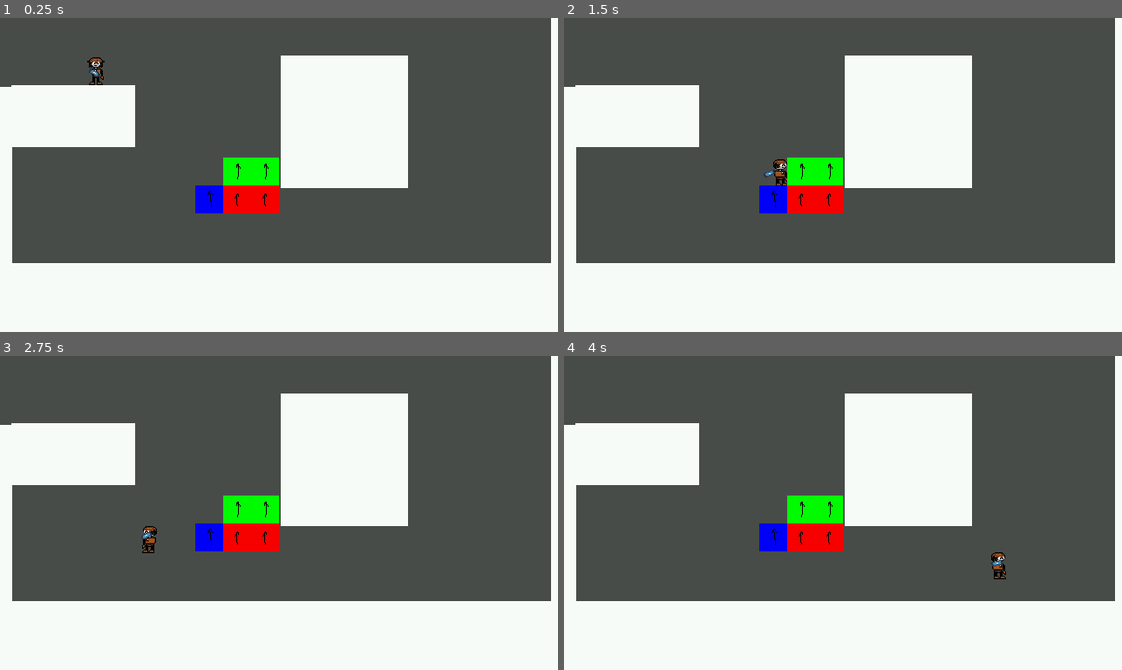
Above: before the commit, frames 1-4 (two rows, left to right).
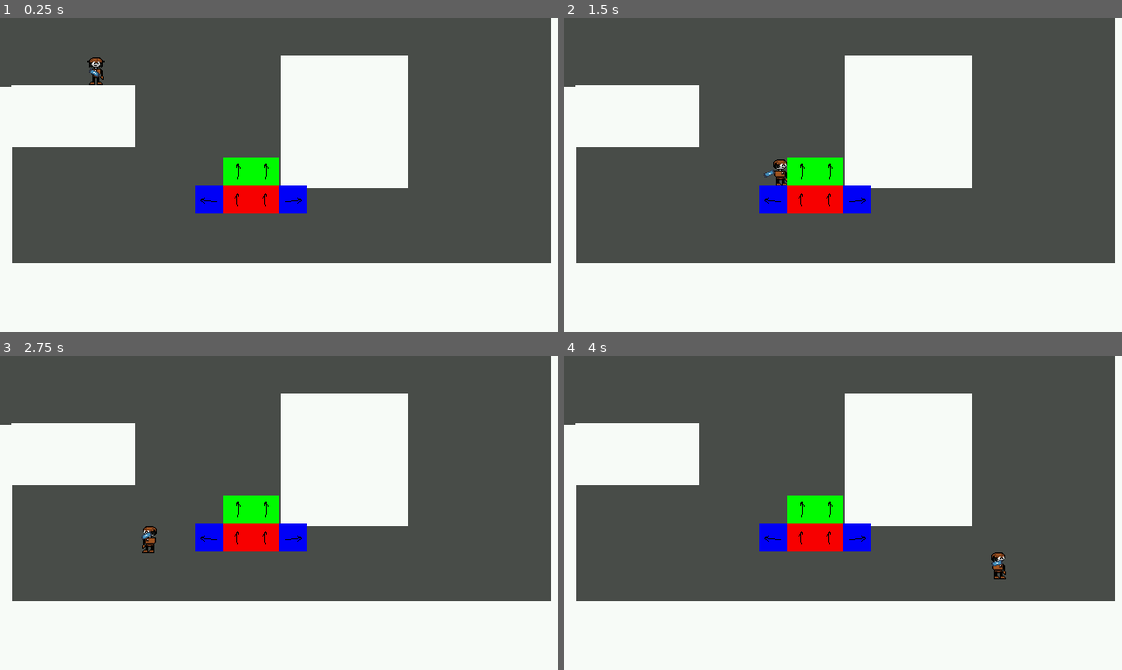
Above: after the commit, the same moments.

Repository: chars-at-last/Platforming-Game
Game: Godot game, scene res://nodes/scenes/game_manager.tscn
Same seed, same stepped clock (60 frames per second), same inputs: the game is played once before the commit and once after it. The engine's default icon, where the game draws it, is replaced by a stand-in: a white triangle on a blue panel in a dark square.
Inputs (mouse positions are in pixels of both pictures, inside the frame that each line leads up to):
- Up to frame 1 (0.25 s): no input
- Up to frame 2 (1.5 s): tap Enter at 0.5 s; move the mouse to (965, 159) at 0.52 s; hold D (move_right) from 0.53 s (still down); click (965, 159) at 0.6 s; tap Space (jump) at 0.77 s; move the mouse to (731, 190) at 1.27 s; tap S (look_down) at 1.35 s
- Up to frame 3 (2.75 s): tap Space (jump) at 1.52 s; move the mouse to (334, 443) at 2.02 s; release D (move_right) at 2.03 s; hold A (move_left) from 2.03 s (still down); hold W (look_up) from 2.03 s (still down)
- Up to frame 4 (4 s): move the mouse to (815, 575) at 2.77 s; release A (move_left) at 2.78 s; release W (look_up) at 2.78 s; hold D (move_right) from 2.78 s (still down); click (815, 575) at 2.85 s; tap Space (jump) at 3.02, 3.77 s; move the mouse to (1010, 560) at 3.52 s; hold S (look_down) from 3.53 s (still down)

The runs differ from the first frame. In frame 1, 0.5% of the frame differs, in the area x 35-55%, y 53-63%; in frame 2, 0.5%; in frame 3, 0.5%; in frame 4, 0.5%.

Commit message:
Added new tile to represent spikes

Diff:
--- a/nodes/scenes/game_manager.tscn
+++ b/nodes/scenes/game_manager.tscn
@@ -74,6 +74,50 @@
 terrain_set_0/terrain_2/color = Color(0.46875, 0.5, 0.25, 1)
 sources/0 = SubResource("TileSetAtlasSource_vmk5p")
 
+[sub_resource type="TileSetAtlasSource" id="TileSetAtlasSource_cmmh1"]
+texture = ExtResource("4_eshow")
+4:0/size_in_atlas = Vector2i(2, 2)
+4:0/next_alternative_id = 3
+4:0/0 = 0
+4:0/0/terrain_set = 0
+4:0/1 = 1
+4:0/1/transpose = true
+4:0/1/terrain_set = 0
+4:0/1/terrain = 0
+4:0/1/physics_layer_0/polygon_0/points = PackedVector2Array(-16, -16, 16, -16, 16, 16, -16, 16)
+4:0/1/terrains_peering_bit/right_side = 0
+4:0/1/terrains_peering_bit/bottom_right_corner = 0
+4:0/1/terrains_peering_bit/bottom_side = 0
+4:0/1/terrains_peering_bit/bottom_left_corner = 0
+4:0/1/terrains_peering_bit/left_side = 0
+4:0/1/terrains_peering_bit/top_left_corner = 0
+4:0/1/terrains_peering_bit/top_side = 0
+4:0/1/terrains_peering_bit/top_right_corner = 0
+4:0/2 = 2
+4:0/2/flip_h = true
+4:0/2/transpose = true
+4:0/2/terrain_set = 0
+4:0/2/terrain = 1
+4:0/2/physics_layer_0/polygon_0/points = PackedVector2Array(-16, -16, 16, -16, 16, 16, -16, 16)
+4:0/2/terrains_peering_bit/right_side = 1
+4:0/2/terrains_peering_bit/bottom_right_corner = 1
+4:0/2/terrains_peering_bit/bottom_side = 1
+4:0/2/terrains_peering_bit/bottom_left_corner = 1
+4:0/2/terrains_peering_bit/left_side = 1
+4:0/2/terrains_peering_bit/top_left_corner = 1
+4:0/2/terrains_peering_bit/top_side = 1
+4:0/2/terrains_peering_bit/top_right_corner = 1
+
+[sub_resource type="TileSet" id="TileSet_0dmam"]
+tile_size = Vector2i(32, 32)
+physics_layer_0/collision_layer = 2
+terrain_set_0/mode = 0
+terrain_set_0/terrain_0/name = "Terrain 0"
+terrain_set_0/terrain_0/color = Color(0.5, 0.34375, 0.25, 1)
+terrain_set_0/terrain_1/name = "Terrain 1"
+terrain_set_0/terrain_1/color = Color(0.5, 0.4375, 0.25, 1)
+sources/0 = SubResource("TileSetAtlasSource_cmmh1")
+
 [node name="GameManager" type="Node"]
 editor_description = "Main node of the game."
 script = ExtResource("1_p8b7o")
@@ -150,6 +194,10 @@
 offset_right = 640.0
 offset_bottom = 360.0
 
+[node name="Ground" type="TileMapLayer" parent="."]
+tile_map_data = PackedByteArray(0, 0, 8, 0, 5, 0, 0, 0, 2, 0, 0, 0, 0, 0, 9, 0, 5, 0, 0, 0, 2, 0, 0, 0, 0, 0, 8, 0, 6, 0, 0, 0, 0, 0, 0, 0, 0, 0, 9, 0, 6, 0, 0, 0, 0, 0, 0, 0, 0, 0)
+tile_set = SubResource("TileSet_fkudh")
+
 [node name="TileMapLayer" type="TileMapLayer" parent="."]
-tile_map_data = PackedByteArray(0, 0, 8, 0, 5, 0, 0, 0, 2, 0, 0, 0, 0, 0, 9, 0, 5, 0, 0, 0, 2, 0, 0, 0, 0, 0, 8, 0, 6, 0, 0, 0, 0, 0, 0, 0, 0, 0, 9, 0, 6, 0, 0, 0, 0, 0, 0, 0, 0, 0, 7, 0, 6, 0, 0, 0, 4, 0, 0, 0, 0, 0)
-tile_set = SubResource("TileSet_fkudh")
+tile_map_data = PackedByteArray(0, 0, 7, 0, 6, 0, 0, 0, 4, 0, 0, 0, 1, 0, 10, 0, 6, 0, 0, 0, 4, 0, 0, 0, 2, 0)
+tile_set = SubResource("TileSet_0dmam")
Not shown: 1 places in nodes/scenes/game_manager.tscn that only renumber resources
Not shown, changed: .DS_Store
